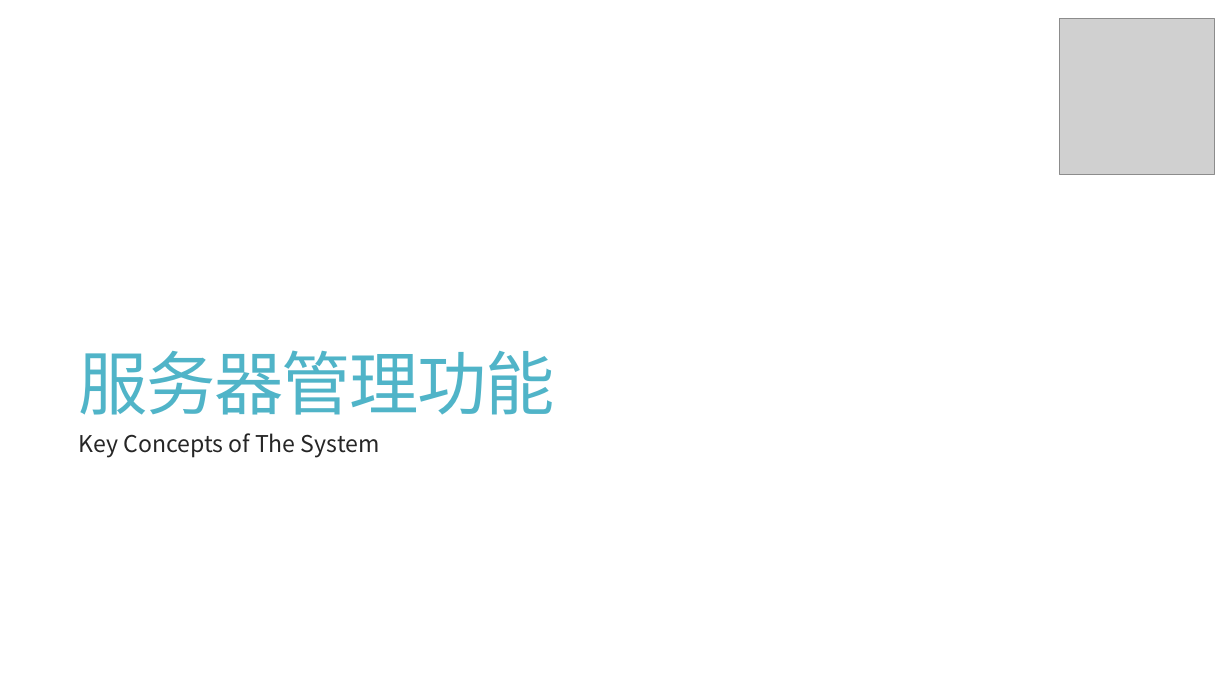
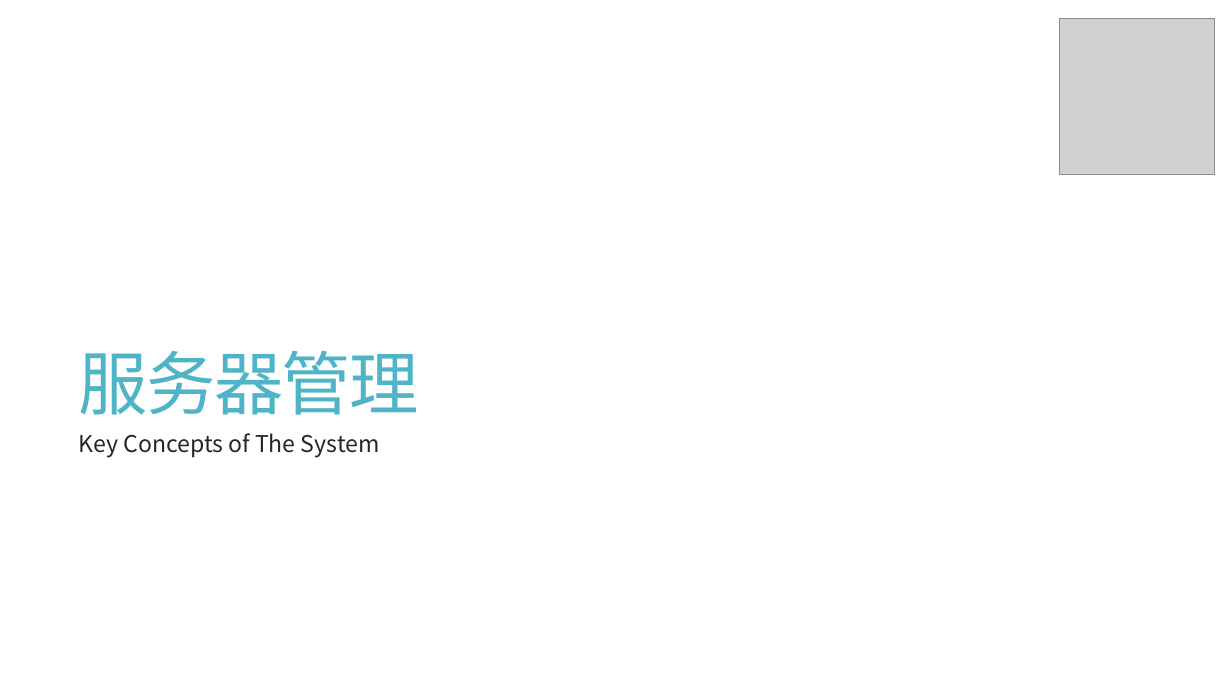
Before and after one commit to calcyu/chainway, a slide deck: slide 9 of Docs/城乡元宇宙服务器.pptx. Drawn at 1232x693 pixels with LibreOffice and Linux fonts; fonts in the diff are those of the drawing; grey boxes stand for pictures. Boxes give left, top, right and bottom in pixels: in the first picture for what was removed or moved away, otherwise in the second. Text is boxed around its words. In the diff, an @@ line names an element or a change of style, - is before the commit and + after.

```diff
--- a/Docs/城乡元宇宙服务器.pptx
+++ b/Docs/城乡元宇宙服务器.pptx
@@ title at [79,350,419,415]: text changed @@
-服务器管理功能
+服务器管理
```
Also in this commit, not shown: 7 other slides changed, 1 slide added, 3 slides removed, 13 other files.
